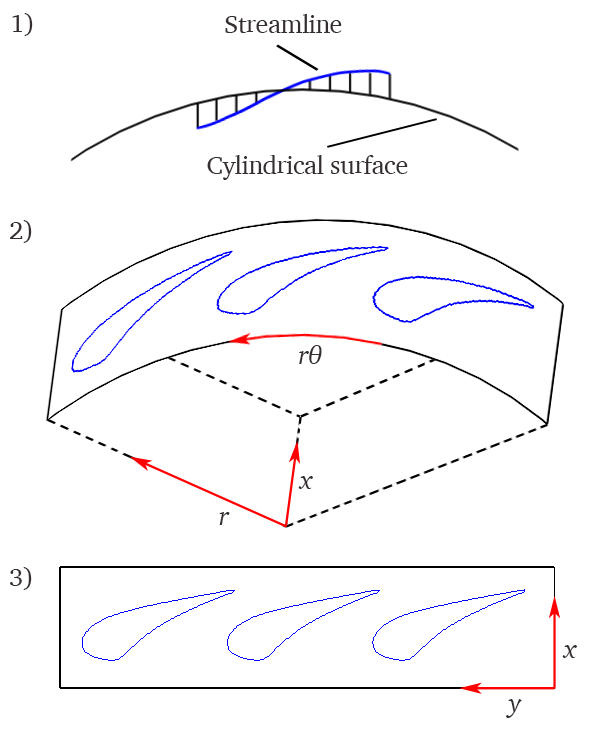
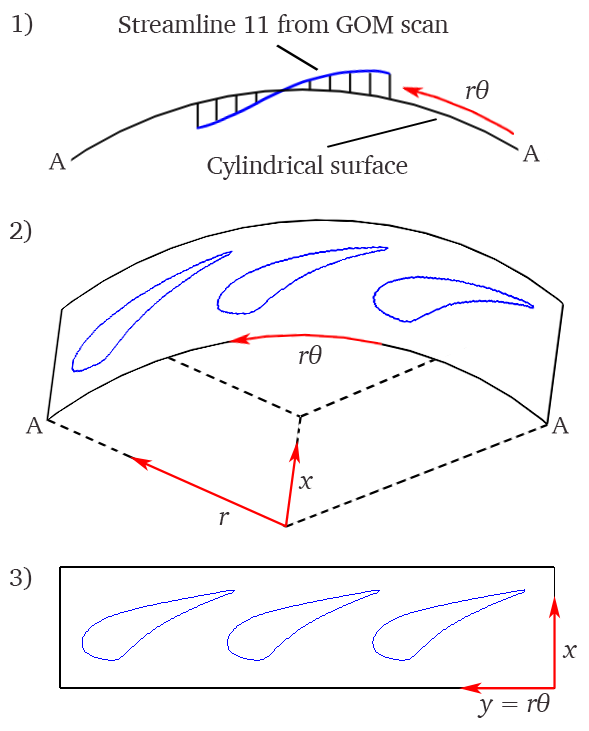
Before/after of a (589, 731) layered artwork. What changed in the layer stack:
added layer "A" (1st of 4) above "A" over [522, 145, 540, 162]
added layer "A" (2nd of 4) above "A" over [48, 153, 66, 170]
added layer "A" (3rd of 4) above "A" over [551, 417, 569, 434]
added layer "A" (4th of 4) above "Cylindrical surface" over [25, 417, 43, 434]
renamed "Streamline" to "Streamline 11 from GOM scan", painted on it over [118, 14, 449, 34]
renamed "y" to "y = rθ", painted on it over [477, 693, 550, 718]
added layer "rθ" (1st of 2) above "rθ" over [466, 80, 489, 99]
added layer "Layer 1" above "Background" over [402, 80, 548, 162]
